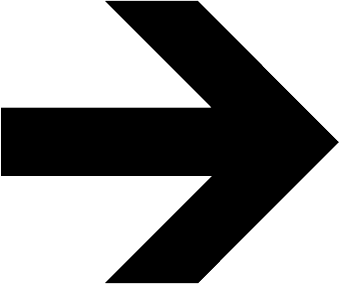
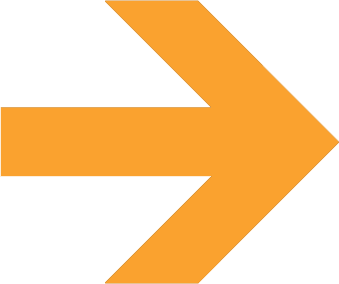
Layers edited between the first and the second (339, 284) image:
painted on "Layer 1" over left=0, top=0, right=339, bottom=284
